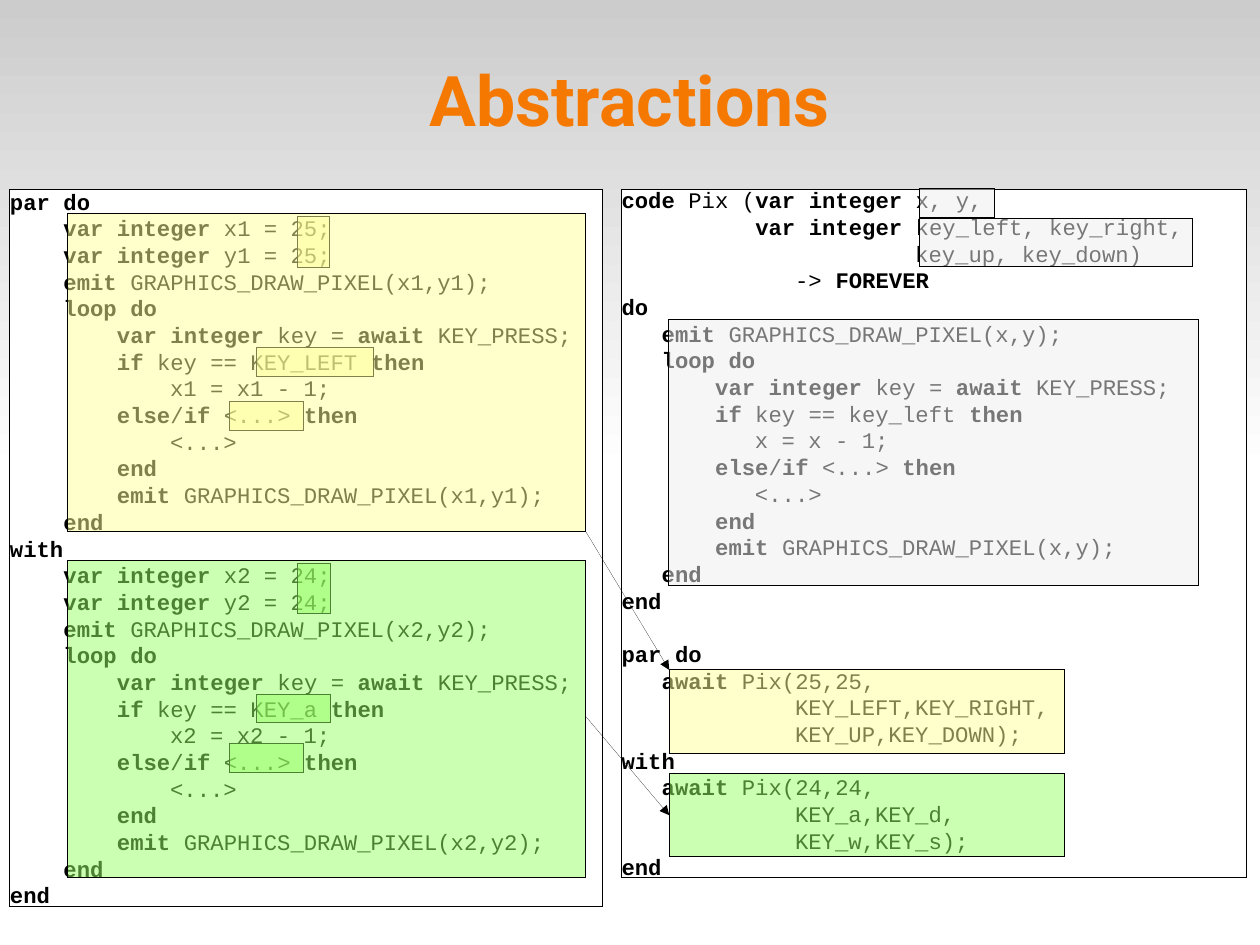
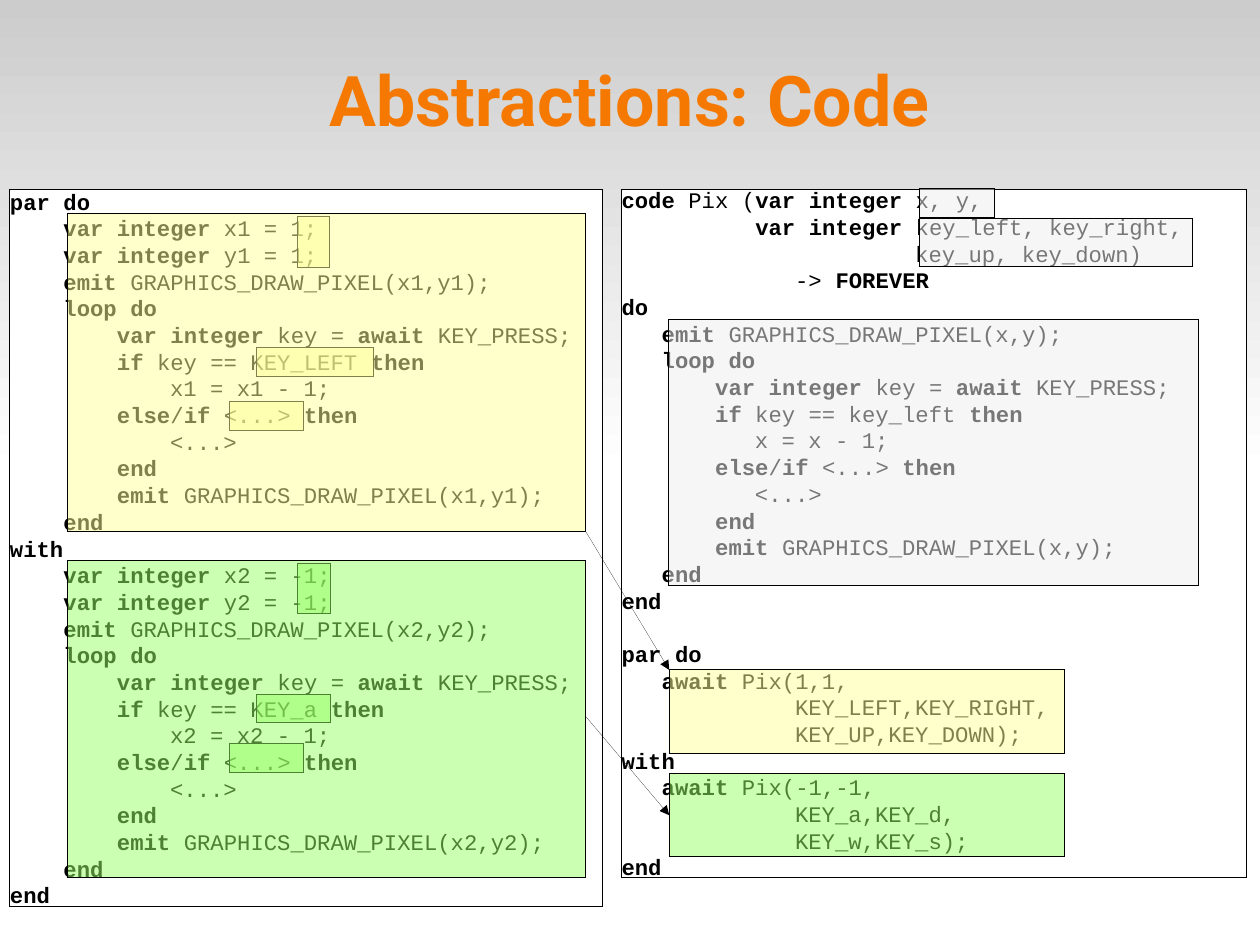
Before and after one commit to fsantanna-no/ceu-docs, a slide deck: slide 17 of pico-ceu.odp (slide 16 before the commit). Drawn at 1260x945 pixels with LibreOffice and Linux fonts; fonts in the diff are those of the drawing. Boxes give left, top, right and bottom in pixels: in the first picture for what was removed or moved away, otherwise in the second. Text is boxed around its words. In the diff, an @@ line names an element or a change of style, - is before the commit and + after.

```diff
--- a/pico-ceu.odp
+++ b/pico-ceu.odp
@@ title at [329,73,929,127]: text changed @@
-Abstractions
+Abstractions: Code
@@ text in rectangle at [63,220,318,270]: text changed @@
-var integer x1 = 25;
-var integer y1 = 25;
+var integer x1 = 1;
+var integer y1 = 1;
@@ text in rectangle at [63,567,331,617]: text changed @@
-var integer x2 = 24;
-var integer y2 = 24;
+var integer x2 = -1;
+var integer y2 = -1;
@@ text in rectangle at [662,673,849,696]: text changed @@
-await Pix(25,25,
+await Pix(1,1,
@@ text in rectangle at [662,779,875,802]: text changed @@
-await Pix(24,24,
+await Pix(-1,-1,
```
Also in this commit, not shown: 10 other slides changed, 2 slides added, 11 other files.
